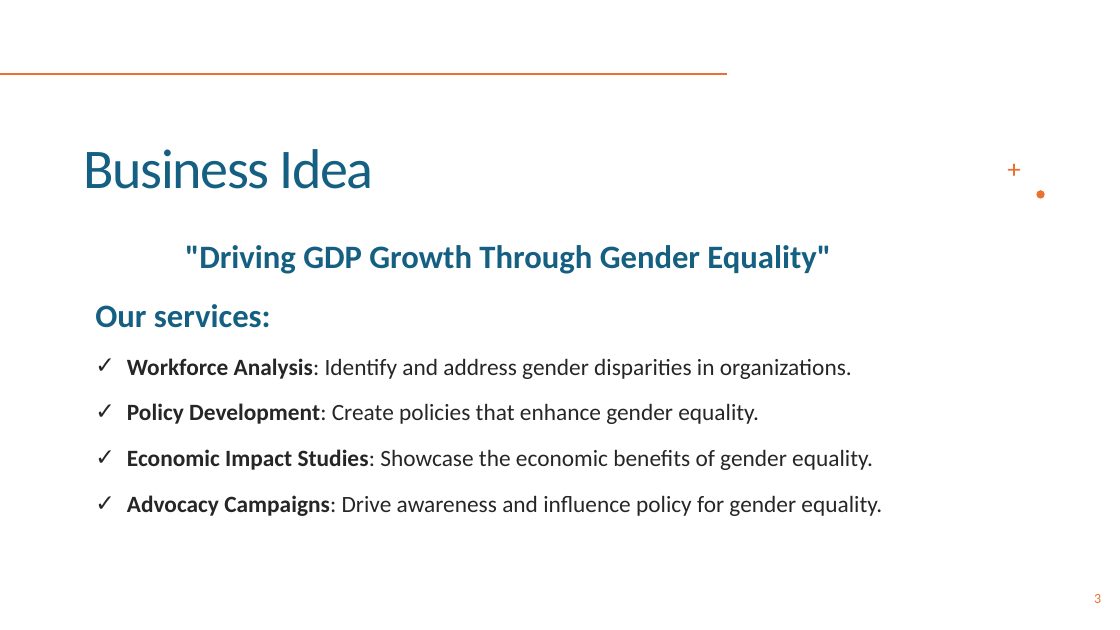
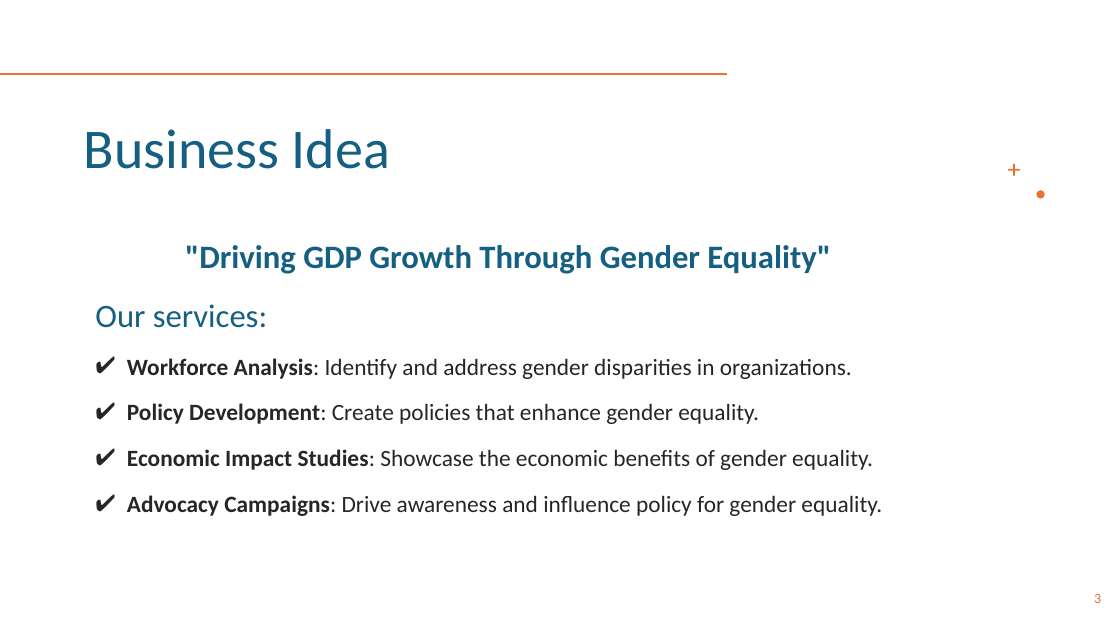
Before and after one commit to PaolaGaray/FirstProject, a slide deck: slide 3 of slides/Team 1_Week3.pptx. Drawn at 1120x630 pixels with LibreOffice and Linux fonts; fonts in the diff are those of the drawing. Boxes give left, top, right and bottom in pixels: in the first picture for what was removed or moved away, otherwise in the second. Text is boxed around its words. In the diff, an @@ line names an element or a change of style, - is before the commit and + after.

```diff
--- a/slides/Team 1_Week3.pptx
+++ b/slides/Team 1_Week3.pptx
@@ title "Business Idea": place and size @@
-title "Business Idea" at box(84, 149, 373, 189)
+title "Business Idea" at box(84, 129, 390, 169)
@@ title "Business Idea" at box(84, 129, 390, 169): letter spacing -1.2 to 0 pt @@
@@ text ""Driving GDP Growth Through Gender ..." at box(95, 245, 882, 516): bold off in "Our services:"; less space between paragraphs; bullet ✓ to ✔ @@
```
Also in this commit, not shown: 5 other slides changed, 10 slides added, 12 slides removed, 2 other files.
